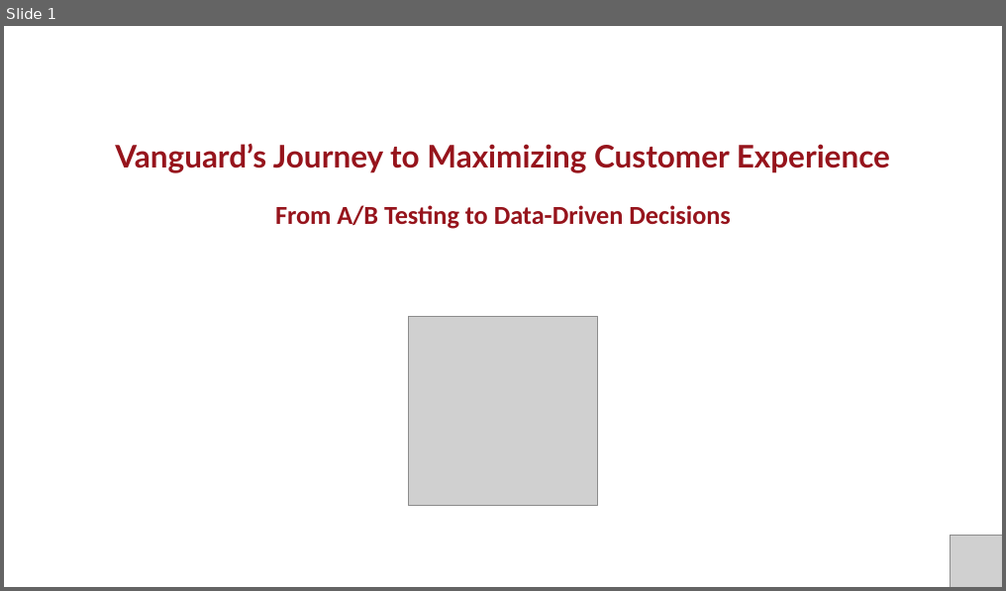
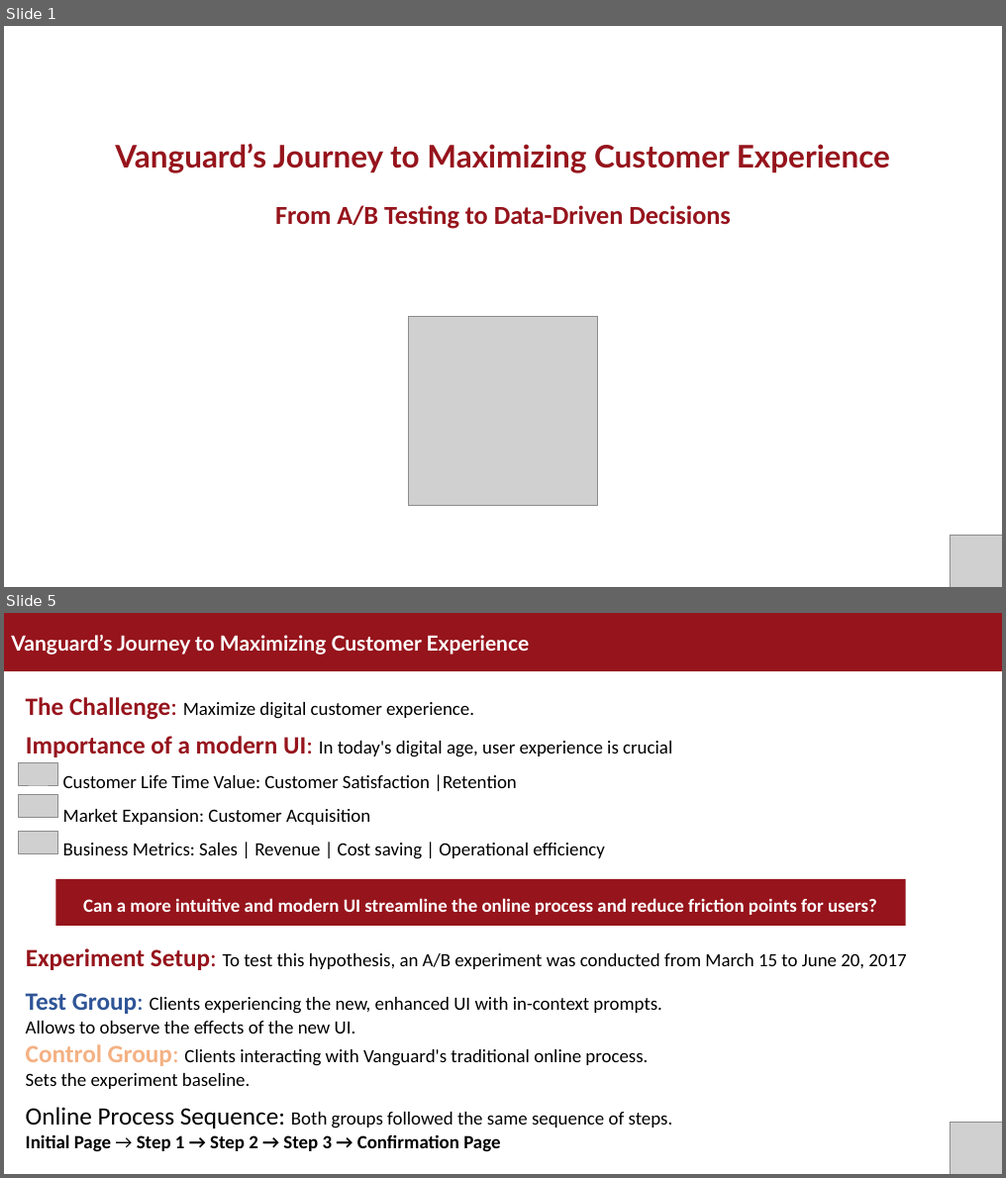
Before and after one commit to vsalto/Customer-Experience-UI-AB-Testing, a slide deck: slides/A_B test - UI (1).pptx. Shown one above the other, each under a label of ours: slide 1 before the commit, slides 1 and 5 after it; the slides between them are not shown. The pictures are 1006x591 and 1006x1178 pixels, drawn with LibreOffice and Linux fonts; fonts in the diff are those of the drawing; grey boxes stand for pictures. Boxes give left, top, right and bottom in pixels: in the first picture for what was removed or moved away, otherwise in the second. Text is boxed around its words. In the diff, an @@ line names an element or a change of style, - is before the commit and + after.

Commit message:
Updated pptx file 13 June

```diff
--- a/slides/A_B test - UI (1).pptx
+++ b/slides/A_B test - UI (1).pptx
@@ slide 5 added at <box>4,613,1002,1174</box>, background #FFFFFF @@
@@ rectangle added at <box>4,613,1002,671</box>, fill #96141C @@
@@ text added at <box>11,635,530,655</box>, 20 pt, text #FFFFFF, bold @@
+Vanguard’s Journey to Maximizing Customer Experience
@@ text added at <box>26,697,474,720</box>, 18 pt, text #000000 @@
+The Challenge: Maximize digital customer experience.
@@ text added at <box>26,736,672,860</box>, 18 pt, text #000000 @@
+Importance of a modern UI: In today's digital age, user experience is crucial
+Customer Life Time Value: Customer Satisfaction |Retention
+Market Expansion: Customer Acquisition
+Business Metrics: Sales | Revenue | Cost saving | Operational efficiency
@@ picture added at <box>18,763,57,785</box> @@
@@ picture added at <box>18,795,57,817</box> @@
@@ picture added at <box>18,832,57,854</box> @@
@@ rectangle added at <box>55,879,905,926</box>, fill #96141C @@
@@ text added at <box>83,898,877,915</box>, 18 pt, text #FFFFFF, bold @@
+Can a more intuitive and modern UI streamline the online process and reduce friction points for users?
@@ text added at <box>26,949,906,970</box>, 18 pt, text #000000 @@
+Experiment Setup: To test this hypothesis, an A/B experiment was conducted from March 15 to June 20, 2017
@@ text added at <box>26,993,662,1089</box>, 18 pt, text #000000 @@
+Test Group: Clients experiencing the new, enhanced UI with in-context prompts.
+Allows to observe the effects of the new UI.
+Control Group: Clients interacting with Vanguard's traditional online process.
+Sets the experiment baseline.
@@ text added at <box>26,1107,673,1153</box>, 18 pt, text #000000 @@
+Online Process Sequence: Both groups followed the same sequence of steps.
+Initial Page → Step 1 → Step 2 → Step 3 → Confirmation Page
@@ picture added at <box>950,1123,1002,1174</box> @@
```
Also in this commit, not shown: 9 slides changed.
